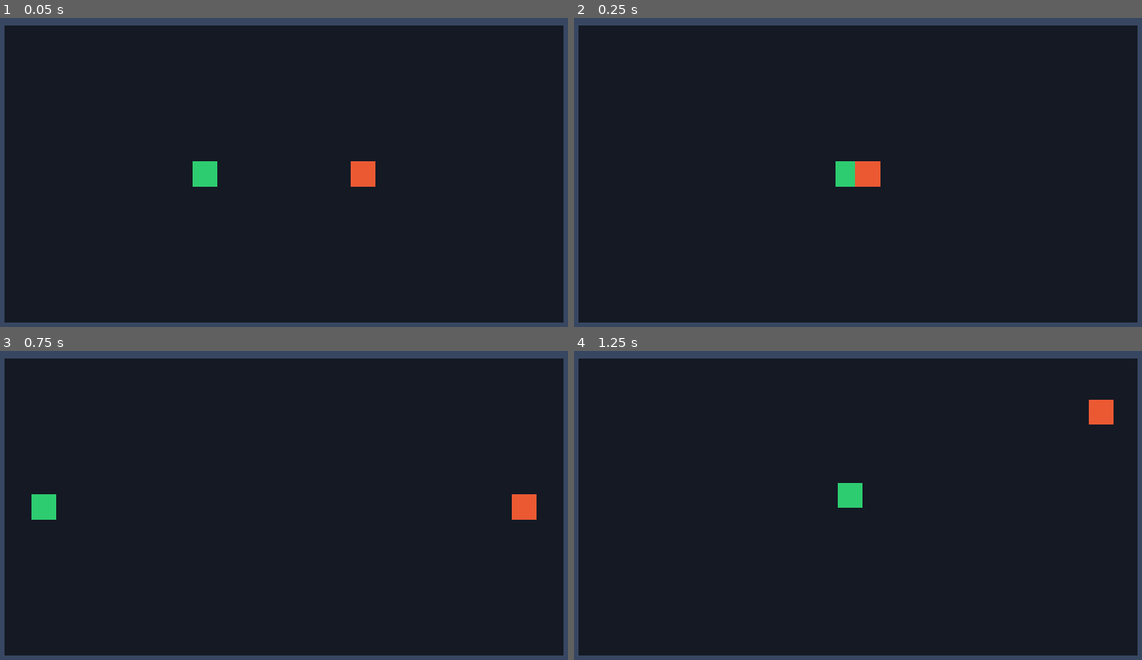
Above: before the commit, frames 1-4 (two rows, left to right).
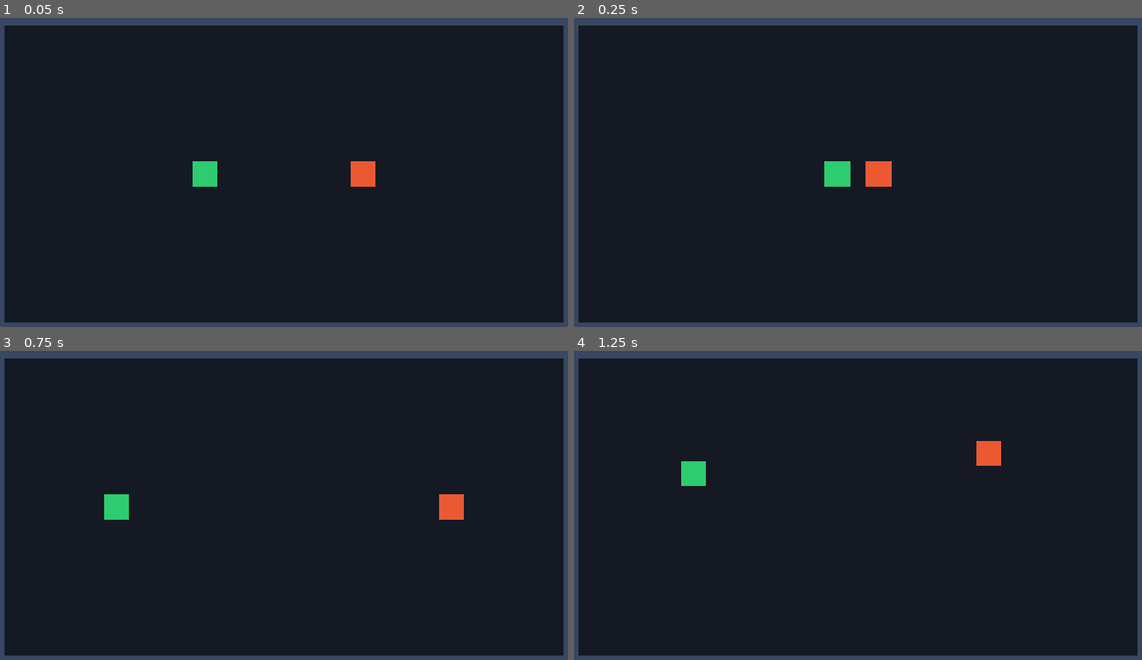
Above: after the commit, the same moments.

Repository: akr0407/physicsbr
Game: Godot game, scene res://scenes/main.tscn
The game is run twice, just before and just after one commit, with the same random seed, the same clock (stepped at 60 frames per second) and the same inputs.
Inputs:
- Up to frame 1 (0.05 s): no input
- Up to frame 2 (0.25 s): no input
- Up to frame 3 (0.75 s): tap Enter at 0.5 s; hold D from 0.53 s (still down)
- Up to frame 4 (1.25 s): keep holding D; tap Space at 0.77 s

Frame 1 is identical in both runs. In frame 2, 0.5% of the frame differs, in the area x 44-56%, y 46-55%; in frame 3, 1.4%, in the area x 5-95%, y 46-55%; in frame 4, 1.4%.

Commit message:
feat: implement hybrid physics AI with target acquisition, steering movement, and knockback recovery

Diff:
--- a/scripts/fighter.gd
+++ b/scripts/fighter.gd
@@ -21,7 +21,22 @@
 ## Warna visual fighter untuk membedakan antar fighter di arena
 @export var fighter_color: Color = Color(0.18, 0.8, 0.44, 1)
 
+## Parameter AI & Navigasi Fisika (Task 04)
+@export_group("AI Controller")
+@export var ai_enabled: bool = true
+@export var max_speed: float = 300.0
+@export var max_force: float = 1000.0
+@export var steering_responsiveness: float = 4.0
+@export var retarget_interval: float = 0.2
+@export var knockback_recovery_time: float = 0.35
+
+var current_target: RigidBody2D = null
+var _target_timer: float = 0.0
+
 func _ready() -> void:
+	# Daftarkan ke grup fighters agar dapat dideteksi oleh sistem AI
+	add_to_group("fighters")
+
 	current_hp = max_hp
 	print("[%s (ID: %d)] Memasuki arena dengan HP: %0.1f/%0.1f" % [fighter_name, fighter_id, current_hp, max_hp])
 
@@ -37,7 +52,82 @@
 		body_entered.connect(_on_body_entered)
 
 	# Menerapkan impuls seketika pada pusat massa (center of mass)
-	apply_central_impulse(initial_impulse)
+	if not initial_impulse.is_zero_approx():
+		apply_central_impulse(initial_impulse)
+
+func _physics_process(delta: float) -> void:
+	# Jika fighter tereliminasi atau AI dinonaktifkan, jangan proses gerakan AI
+	if is_eliminated or not ai_enabled:
+		return
+
+	# Evaluasi atau perbarui target secara berkala
+	_target_timer -= delta
+	if _target_timer <= 0.0 or not is_instance_valid(current_target) or current_target.is_eliminated:
+		_target_timer = retarget_interval
+		var previous_target: RigidBody2D = current_target
+		current_target = _acquire_target()
+		if current_target != previous_target:
+			if current_target != null:
+				var target_name: String = current_target.fighter_name if "fighter_name" in current_target else current_target.name
+				print("[%s] Menemukan & mengunci target -> [%s]" % [fighter_name, target_name])
+			else:
+				print("[%s] Tidak ada target aktif di arena, menghentikan pengejaran." % [fighter_name])
+
+	# Jika tidak ada target aktif di arena, biarkan fighter meluncur bebas
+	if current_target == null or not is_instance_valid(current_target):
+		return
+
+	# Selama masa knockback recovery, hentikan gaya steering agar momentum fisik benturan bekerja alami
+	var current_time: float = Time.get_ticks_msec() / 1000.0
+	if current_time - _last_combat_time < knockback_recovery_time:
+		return
+
+	# Hitung vektor dan jarak menuju target
+	var to_target: Vector2 = current_target.global_position - global_position
+	var distance: float = to_target.length()
+
+	# Hindari gaya berlebih jika sudah bertumpuk sangat dekat
+	if distance < 8.0:
+		return
+
+	var target_direction: Vector2 = to_target.normalized()
+
+	# Model Kemudi Reynolds (Steering Force):
+	# 1. Tentukan kecepatan yang diinginkan (desired velocity) dengan batas max_speed
+	var desired_velocity: Vector2 = target_direction * max_speed
+	# 2. Hitung gaya koreksi kecepatan (steering force)
+	var steering: Vector2 = (desired_velocity - linear_velocity) * steering_responsiveness
+	# 3. Batasi gaya maksimal agar tidak terjadi runaway force
+	var applied_force: Vector2 = steering.limit_length(max_force)
+
+	# Terapkan gaya terpusat melalui API fisika RigidBody2D
+	apply_central_force(applied_force)
+
+## Mencari target lawan yang masih aktif di arena
+func _acquire_target() -> RigidBody2D:
+	var fighters: Array[Node] = get_tree().get_nodes_in_group("fighters")
+	var best_target: RigidBody2D = null
+	var closest_distance_sq: float = INF
+
+	for candidate in fighters:
+		# Abaikan diri sendiri
+		if candidate == self:
+			continue
+
+		# Pastikan kandidat valid dan bertipe RigidBody2D
+		if not is_instance_valid(candidate) or not (candidate is RigidBody2D):
+			continue
+
+		# Abaikan fighter yang sudah tereliminasi
+		if "is_eliminated" in candidate and candidate.is_eliminated:
+			continue
+
+		var dist_sq: float = global_position.distance_squared_to(candidate.global_position)
+		if dist_sq < closest_distance_sq:
+			closest_distance_sq = dist_sq
+			best_target = candidate
+
+	return best_target
 
 ## Parameter Combat & Tabrakan
 @export var min_impact_velocity: float = 150.0
@@ -118,6 +208,7 @@
 ## Menangani proses eliminasi (hanya dipicu satu kali)
 func _eliminate() -> void:
 	is_eliminated = true
+	current_target = null
 	print(">>> [%s (ID: %d)] TERELIMINASI! <<<" % [fighter_name, fighter_id])
 	eliminated.emit(self)
 
